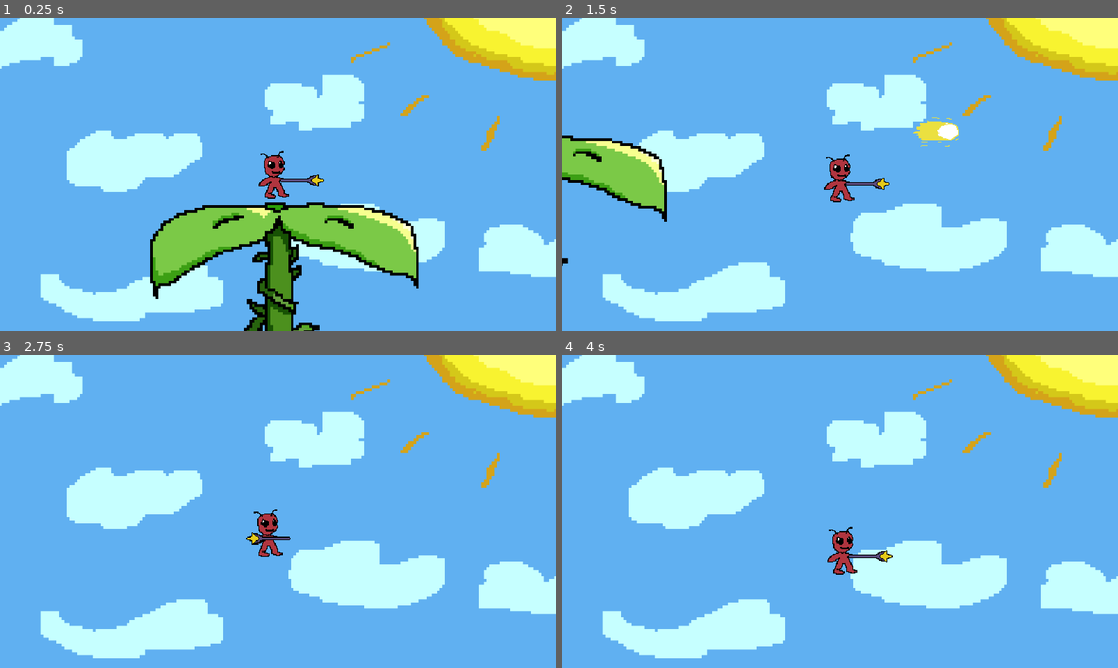
Above: before the commit, frames 1-4 (two rows, left to right).
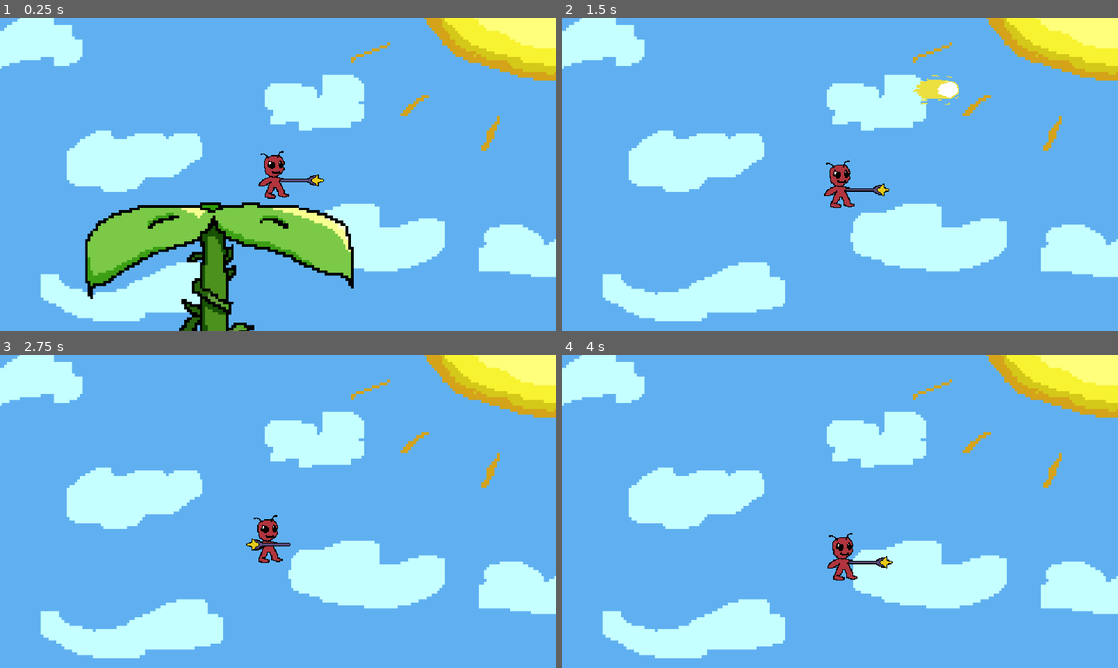
Above: after the commit, the same moments.

Repository: pikman34/Shooter
Game: Godot game, scene res://Scenes/MainGame.tscn
The game is run twice, just before and just after one commit, with the same random seed, the same clock (stepped at 60 frames per second) and the same inputs. The project has no main scene, so this scene is started directly.
Inputs:
- Up to frame 1 (0.25 s): no input
- Up to frame 2 (1.5 s): hold Shift (Run) 0.53-1.28 s; hold D (Right) from 0.53 s (still down); tap Space (Jump) at 0.77 s; tap J (Shoot) at 1.35 s
- Up to frame 3 (2.75 s): tap Space (Jump) at 1.52 s; release D (Right) at 2.03 s; hold A (Left) from 2.03 s (still down); hold Shift (Run) from 2.03 s (still down)
- Up to frame 4 (4 s): release A (Left) at 2.78 s; release Shift (Run) at 2.78 s; hold D (Right) from 2.78 s (still down); tap J (Shoot) at 2.85 s; tap Space (Jump) at 3.02, 3.77 s; hold Shift (Run) from 3.53 s (still down)

The runs differ from the first frame. In frame 1, 13% of the frame differs, in the area x 15-76%, y 58-100%; in frame 2, 4.8%; in frame 3, 0.6%; in frame 4, 0.7%.

Commit message:
added moving platforms

Diff:
--- a/regrowth/Scripts/game.gd
+++ b/regrowth/Scripts/game.gd
@@ -3,3 +3,9 @@
 @export var world_speed = 300
 
 @onready var moving_environment = $Environment/Moving
+
+var platform = preload("res://Scenes/platform.tscn")
+var rng = RandomNumberGenerator.new()
+
+func _physics_process(delta):
+	moving_environment.position.x -= world_speed * delta
